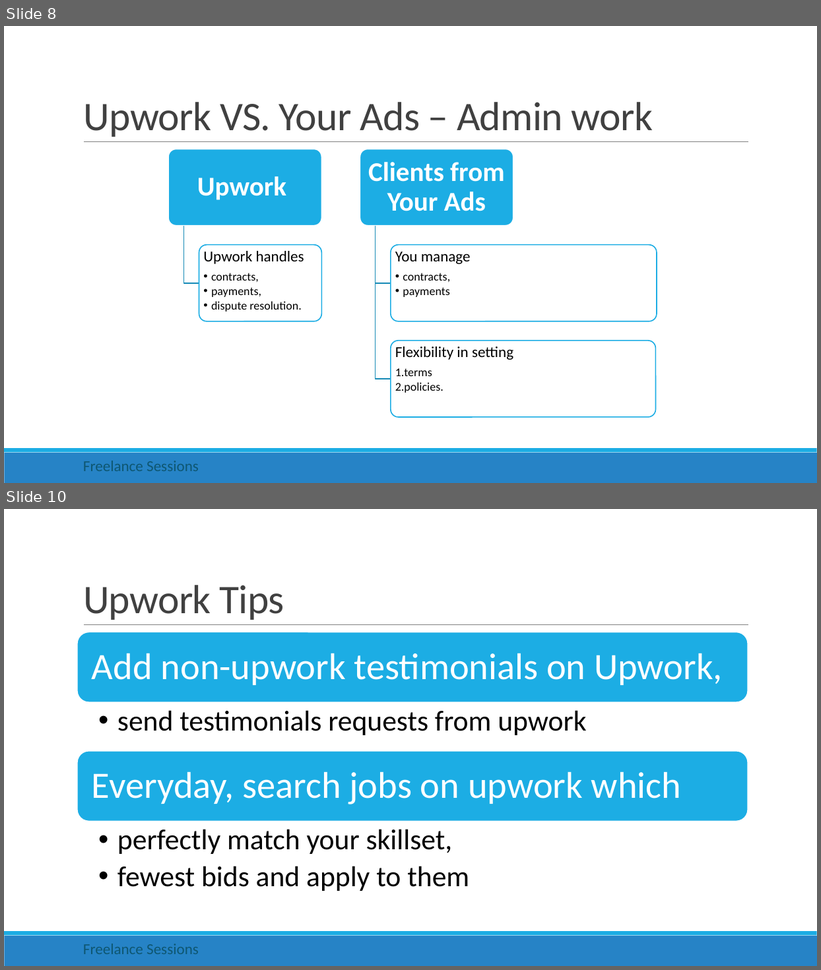
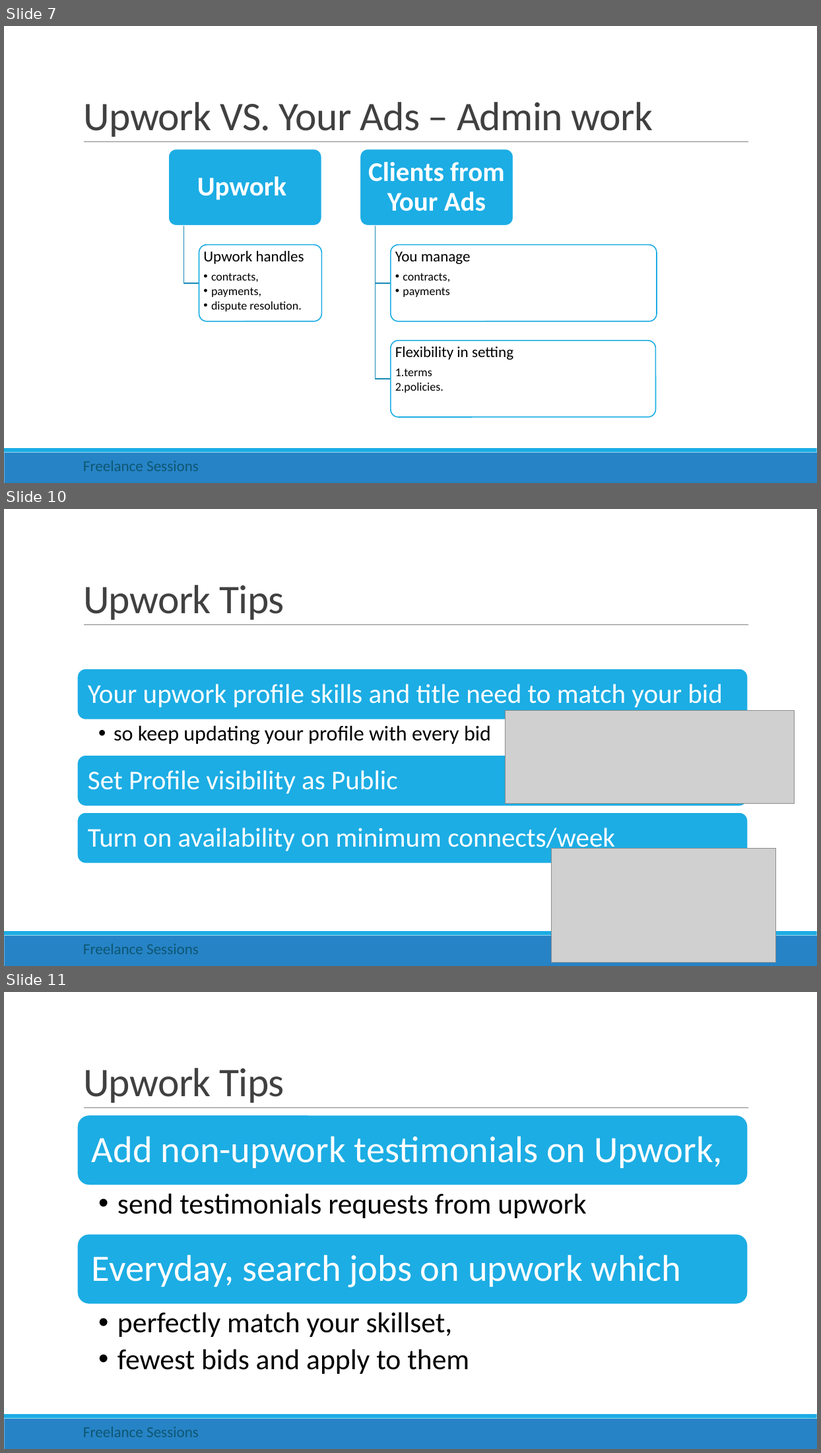
Before and after one commit to rishigujadhur1/Slides, a slide deck: Freelancing/Freelance Session 1.pptx. Shown one above the other, each under a label of ours: slides 8 and 10 before the commit, slides 7, 10 and 11 after it; the slides between them are not shown. The pictures are 821x970 and 821x1453 pixels, drawn with LibreOffice and Linux fonts; fonts in the diff are those of the drawing; grey boxes stand for pictures. Boxes give left, top, right and bottom in pixels: in the first picture for what was removed or moved away, otherwise in the second. Text is boxed around its words. In the diff, an @@ line names an element or a change of style, - is before the commit and + after.

Commit message:
Upwork Mauritius Prices and Tips

```diff
--- a/Freelancing/Freelance Session 1.pptx
+++ b/Freelancing/Freelance Session 1.pptx
@@ slide 10 added at (x1=4, y1=509, x2=817, y2=966), background #FFFFFF; not listed: 3 template elements that a slide beside it also shows @@
@@ title added at (x1=83, y1=585, x2=284, y2=620), 48 pt, text #404040 @@
+Upwork Tips
@@ picture added at (x1=506, y1=711, x2=795, y2=803) @@
@@ group added at (x1=77, y1=669, x2=748, y2=864): 4 texts, 3 rounded rectangles @@
+Your upwork profile skills and title need to match your bid
+  • so keep updating your profile with every bid
+Set Profile visibility as Public
+Turn on availability on minimum connects/week
@@ picture added at (x1=552, y1=849, x2=776, y2=963) @@
@@ text added at (x1=83, y1=944, x2=199, y2=955), 18 pt, text #0E5772 @@
+Freelance Sessions
@@ what was slide 8 is now slide 7 @@
@@ what was slide 10 is now slide 11 @@
```
Also in this commit, not shown: 1 slide changed, 6 other slides added, 1 slide removed.
